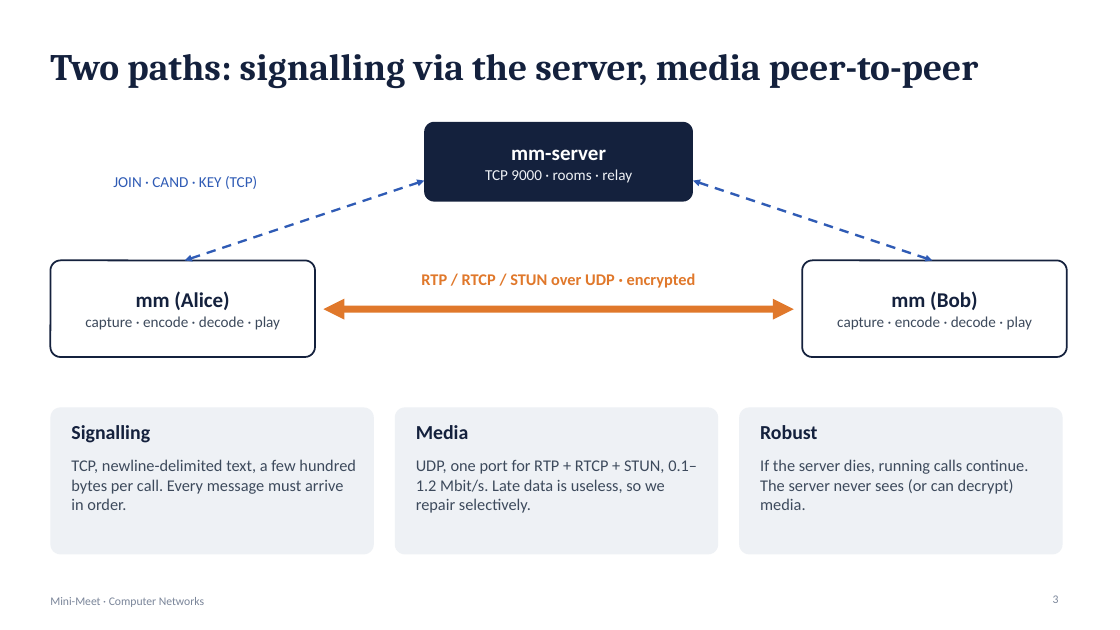
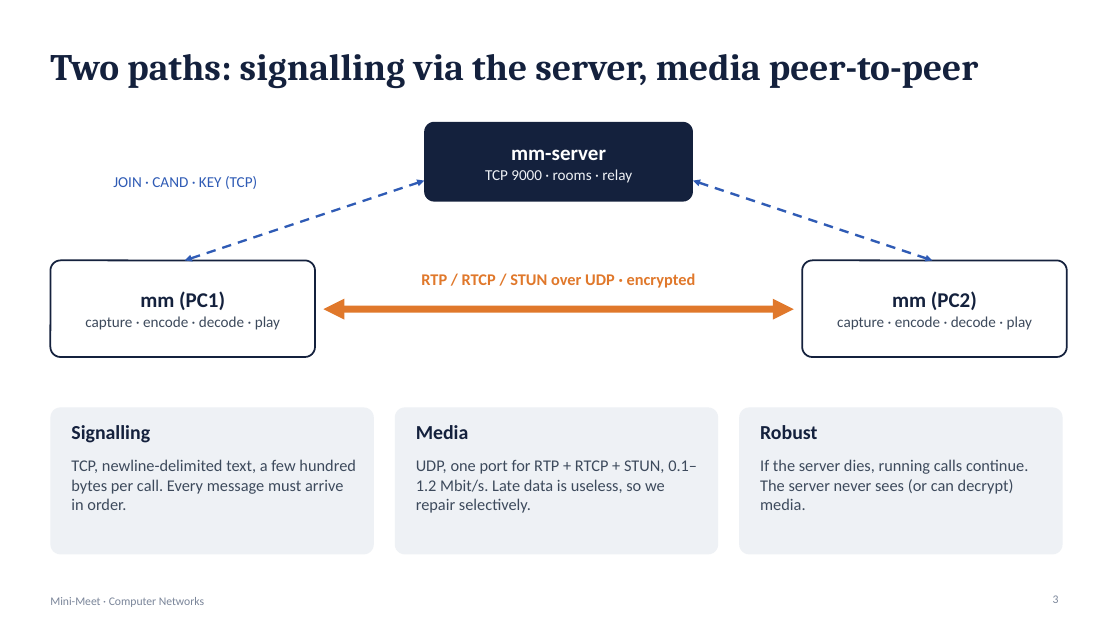
Before and after one commit to TowVansh/mini-meet, a slide deck: slide 3 of Mini-Meet-Slides.pptx. Drawn at 1120x630 pixels with LibreOffice and Linux fonts; fonts in the diff are those of the drawing. Boxes give left, top, right and bottom in pixels: in the first picture for what was removed or moved away, otherwise in the second. Text is boxed around its words. In the diff, an @@ line names an element or a change of style, - is before the commit and + after.

```diff
--- a/Mini-Meet-Slides.pptx
+++ b/Mini-Meet-Slides.pptx
@@ text at bbox=[140, 291, 225, 310]: text changed @@
-mm (Alice)
+mm (PC1)
@@ text at bbox=[892, 291, 977, 310]: text changed @@
-mm (Bob)
+mm (PC2)
```
Also in this commit, not shown: 5 other slides changed, 12 other files.
